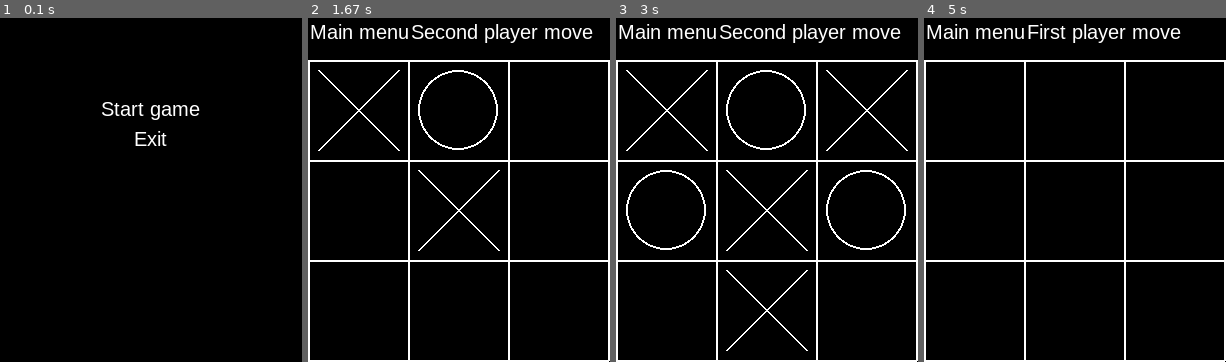
Above: before the commit, frames 1-4 (left to right).
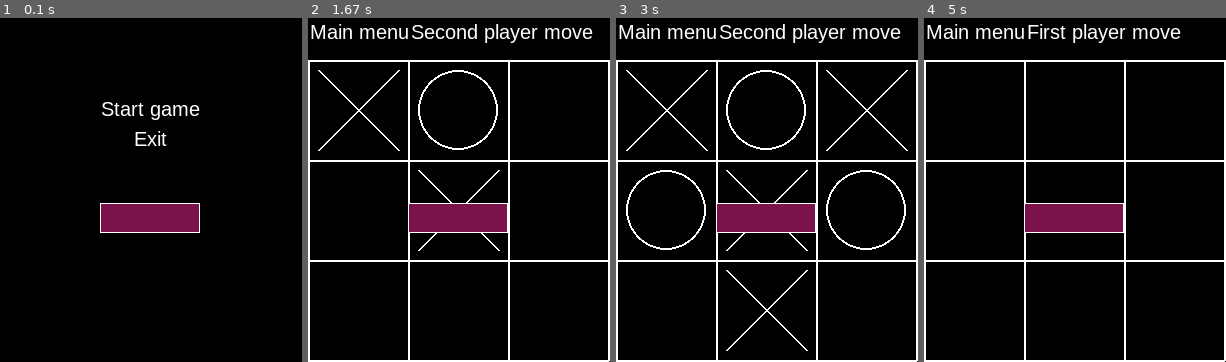
Above: after the commit, the same moments.

Repository: kik0908/Tic-tac-toe-pygame
Game: pygame game, started from main.py
Same seed, same stepped clock (60 frames per second), same inputs: the game is played once before the commit and once after it.
Inputs (mouse positions are in pixels of both pictures, inside the frame that each line leads up to):
- Up to frame 1 (0.1 s): no input
- Up to frame 2 (1.67 s): click "Start game" at 0.38 s; click (489, 210) at 0.72 s; click (449, 124) at 1.05 s; click (368, 124) at 1.38 s
- Up to frame 3 (3 s): click (697, 231) at 1.72 s; click (821, 83) at 2.05 s; click (848, 220) at 2.38 s; click (754, 306) at 2.72 s
- Up to frame 4 (5 s): click (1129, 303) at 3.05 s; click (969, 52) at 4.38 s; click "Start game" at 4.72 s

The runs differ from the first frame. In frame 1, 2.9% of the frame differs, in the area x 33-67%, y 53-63%; in frame 2, 2.8%; in frame 3, 2.8%; in frame 4, 2.9%.

Commit message:
Added TextInput in gui

Diff:
--- a/gui.py
+++ b/gui.py
@@ -26,6 +26,51 @@
 
     def check_event(self, event):
         pass
+
+
+class TextInput(BaseGUIObject):
+    def __init__(self, pos: Tuple[int, int, Optional[int], Optional[int]], height, width, scene, passive_state,
+                 active_state=None, name=''):
+        self.pos = pos[0:2]
+        self.offset = pos[2:] if len(pos) == 4 else [0, 0]
+        self.size = (height, width)
+        self.passive_state = passive_state
+        self.state = 0
+        self.active_state = active_state if active_state is not None else passive_state
+
+        super().__init__(scene, pygame.Rect(self.pos, (width, height)), name)
+
+        self.rect_for_check = self.rect.copy()
+        self.rect_for_check.left += self.offset[0]
+        self.rect_for_check.top += self.offset[1]
+
+        self.text = []
+        self.size_text = height - 4
+        self.char_count = width//self.size_text ####### добавть смещение текста
+
+        self.surface = pygame.Surface((width, height))
+
+    def render(self, display):
+
+        if self.state == 0:
+            settings = self.passive_state
+        else:
+            settings = self.active_state
+
+        self.surface.fill(settings['color'])
+        _ = pygame.Rect(*(0, 0), *reversed(self.size))
+        pygame.draw.rect(self.surface, self.passive_state['color'], _)
+
+        if settings['bd_width'] >= 1:
+            pygame.draw.rect(self.surface, settings['bd_color'], _, settings['bd_width'])
+
+        font = pygame.font.match_font('arial')
+        font = pygame.font.Font(font, self.size_text)
+        text_surface = font.render(''.join(self.text), True, (255, 255, 255))
+        text_rect = text_surface.get_rect()
+        self.surface.blit(text_surface, (self.size_text * len(self.text) + 2, 0))
+
+        display.blit(self.surface, (self.pos[0], self.pos[1] - 2))
 
 
 class Label(BaseGUIObject):
--- a/main.py
+++ b/main.py
@@ -2,7 +2,7 @@
 
 import scenes
 from game_objects import Cross, Circle, Grid, TicTacToeGrid
-from gui import Button, Label
+from gui import Button, Label, TextInput
 
 WIDTH = 302
 HEIGHT = 357
@@ -35,6 +35,8 @@
 scene_manager = scenes.SceneManager(screen)
 scene_manager.new_scene(scenes.MainMenu(screen, scene_manager))
 
+te = TextInput((100, 200), 30, 100, scene_manager.scene, {'color': (123, 18, 76), 'bd_color': (255, 255, 255), 'bd_width': 1})
+te.text = list('123asd asddf1')
 
 running = True
 while running:
@@ -44,6 +46,8 @@
     aa = pygame.event.get()
     scene_manager.next_step(aa)
 
+    te.render(screen)
+
     pygame.display.flip()
 
 pygame.quit()
